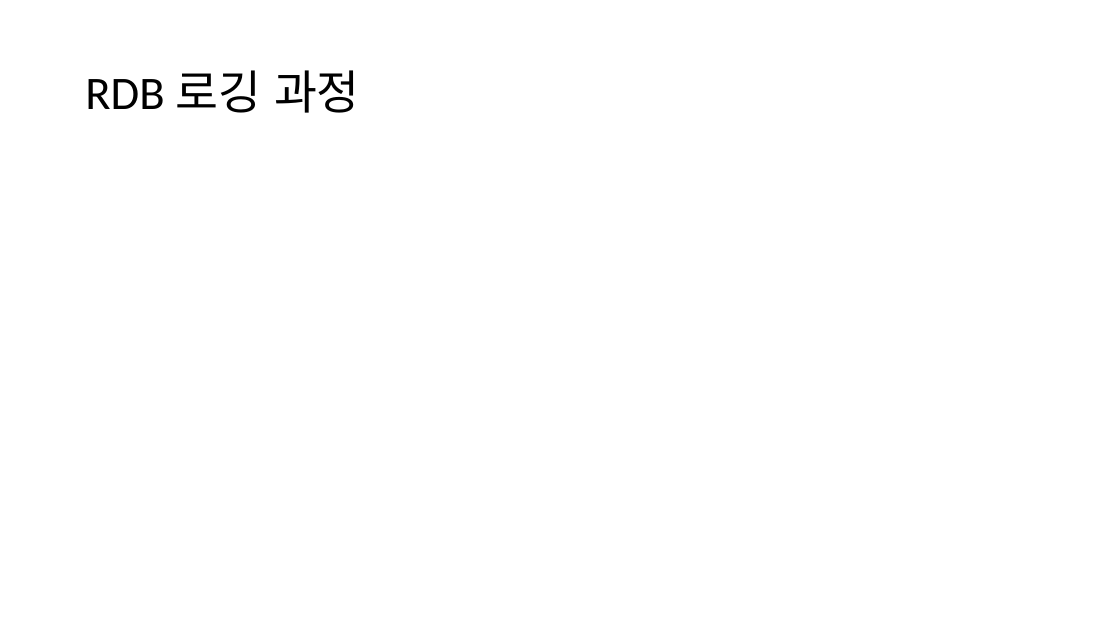
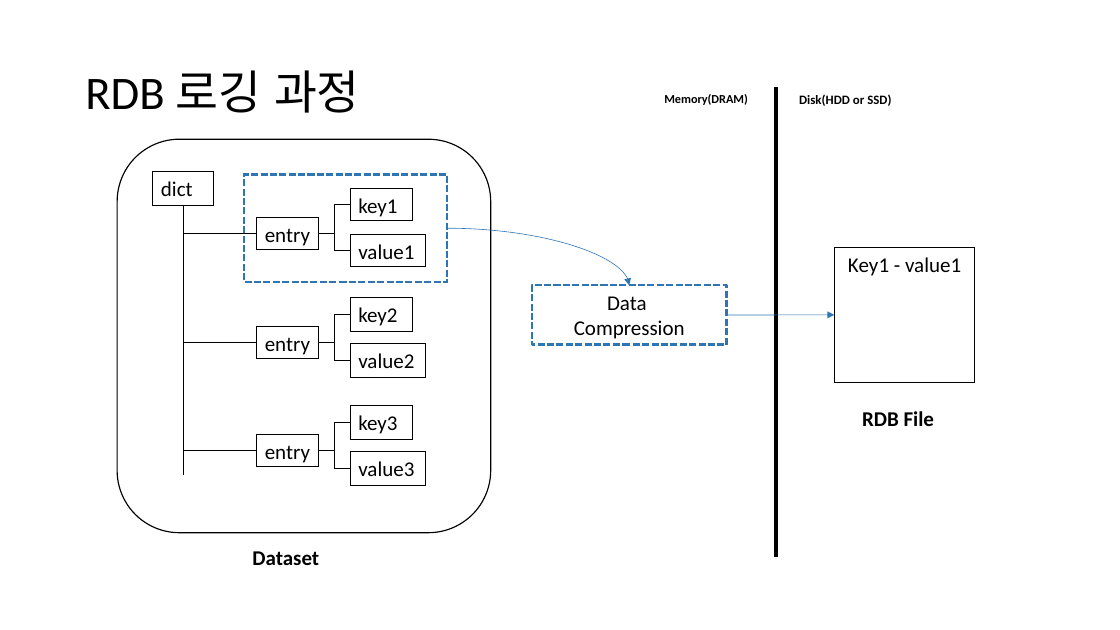
Before and after one commit to jsw166098/Redis, a slide deck: slide 3 of redis_01.pptx (slide 2 before the commit). Drawn at 1120x630 pixels with LibreOffice and Linux fonts; fonts in the diff are those of the drawing. Boxes give left, top, right and bottom in pixels: in the first picture for what was removed or moved away, otherwise in the second. Text is boxed around its words. In the diff, an @@ line names an element or a change of style, - is before the commit and + after.

```diff
--- a/redis_01.pptx
+++ b/redis_01.pptx
@@ line added from (776, 87) to (776, 557), #000000 3.75 pt @@
@@ text added at bbox=[664, 94, 747, 105], 10.5 pt, text #000000, bold @@
+Memory(DRAM)
@@ text added at bbox=[799, 94, 891, 106], 11 pt, text #000000, bold @@
+Disk(HDD or SSD)
@@ rounded rectangle added at bbox=[117, 139, 491, 533], fill #FFFFFF, outline #000000 1 pt @@
@@ rectangle added at bbox=[244, 175, 447, 282], fill #FFFFFF, outline #2E75B6 2 pt dashed @@
@@ curved arrow added from (448, 229) to (629, 286), #2E75B6 0.5 pt @@
@@ rectangle added at bbox=[834, 247, 975, 383], outline #000000 0.75 pt, 18 pt, text #000000 @@
+Key1 - value1
@@ rectangle added at bbox=[532, 286, 727, 345], outline #2E75B6 2 pt dashed, 18 pt, text #000000 @@
+Data
+Compression
@@ arrow added from (727, 315) to (834, 315), #2E75B6 0.5 pt @@
@@ text added at bbox=[862, 411, 934, 426], 18 pt, text #000000, bold @@
+RDB File
@@ group added at bbox=[153, 171, 426, 485]: 10 rectangles, 6 elbow lines, 4 lines @@
+entry
+key1
+value1
+entry
+key2
+value2
+entry
+key3
+value3
+dict
@@ text added at bbox=[252, 551, 319, 565], 18 pt, text #000000, bold @@
+Dataset
```
Also in this commit, not shown: 1 other slide changed, 2 slides added, 5 other files.
